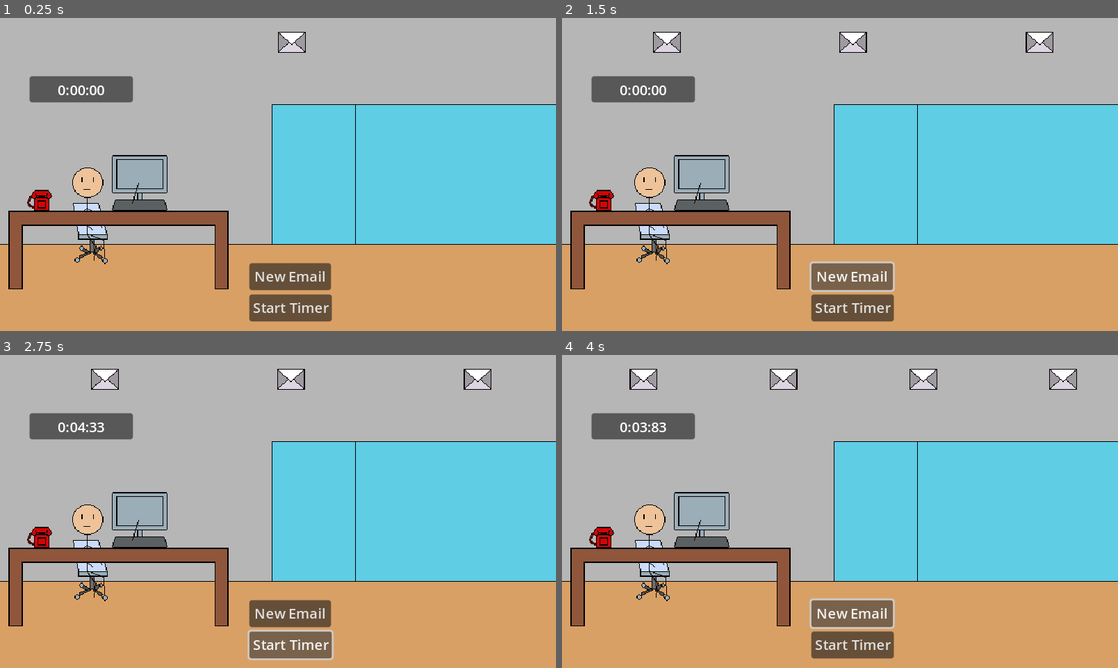
Above: before the commit, frames 1-4 (two rows, left to right).
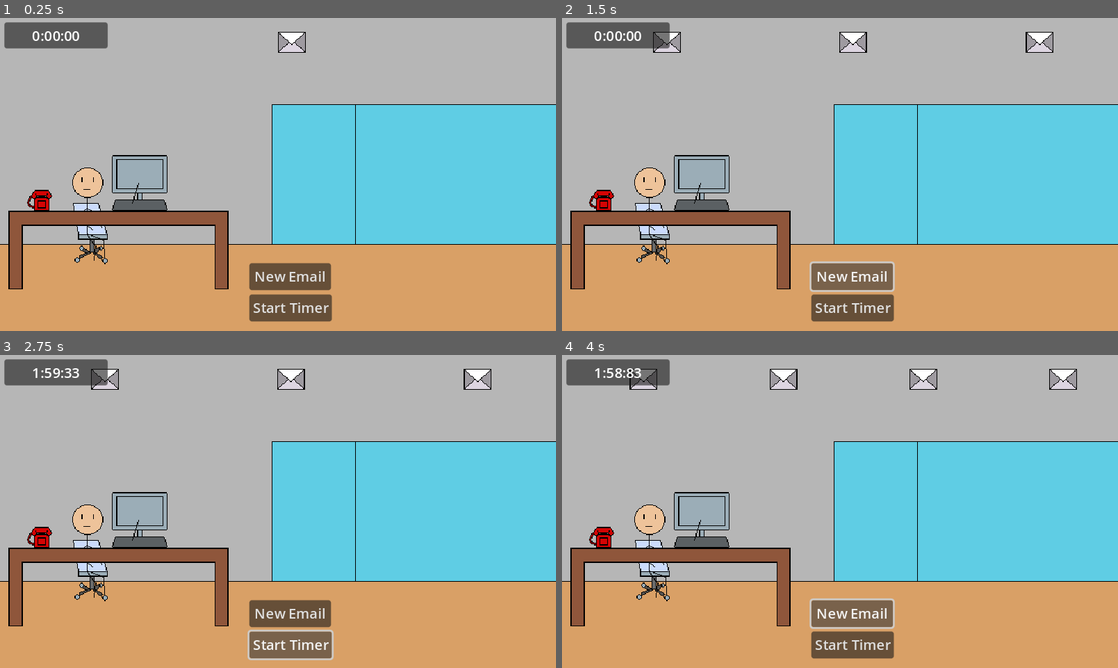
Above: after the commit, the same moments.

Repository: kelleralex04/Brackey-s-Game-Jam
Game: Godot game, scene res://Scenes/main.tscn
Same seed, same stepped clock (60 frames per second), same inputs: the game is played once before the commit and once after it.
Inputs:
- Up to frame 1 (0.25 s): no input
- Up to frame 2 (1.5 s): click "New Email" at 0.5 s; click "New Email" at 1.25 s
- Up to frame 3 (2.75 s): click "Start Timer" at 2 s
- Up to frame 4 (4 s): click "Start Timer" at 2.75 s; click "New Email" at 3.5 s

The runs differ from the first frame. In frame 1, 3.1% of the frame differs, in the area x 0-24%, y 1-28%; in frame 2, 3.1%; in frame 3, 3.1%; in frame 4, 3.1%.

Commit message:
fix email prompt

Diff:
--- a/Scenes/main.gd
+++ b/Scenes/main.gd
@@ -31,7 +31,7 @@
 	5: "Fascinating request - I'll be sure to add it to my ever-growing list of miracles to perform.",
 	6: "I admire your confidence in sending this.",
 	7: "Let me take a deep breath before I begin.",
-	8: "It's always refreshing to see such… unique interpretations of reality.",
+	8: "It's always refreshing to see such... unique interpretations of reality.",
 	9: "I'll be sure to prioritize this right after all the other things that actually make sense.",
 	10: "It's truly impressive how confidently incorrect this is.",
 	11: "Oh great, another email that could have been a Google search.",
@@ -159,7 +159,7 @@
 	taskbar.add_child(new_email_task)
 
 func _on_start_timer_pressed() -> void:
-	timer.start()
+	timer.start(timer.wait_time)
 
 func _on_timer_timeout() -> void:
 	game_over()
--- a/Scenes/main.tscn
+++ b/Scenes/main.tscn
@@ -81,10 +81,10 @@
 text = "Start Timer"
 
 [node name="TimerPanel" type="Panel" parent="."]
-offset_left = 34.0
-offset_top = 67.0
-offset_right = 153.0
-offset_bottom = 97.0
+offset_left = 5.0
+offset_top = 5.0
+offset_right = 124.0
+offset_bottom = 35.0
 
 [node name="TimeLeft" type="Label" parent="TimerPanel"]
 layout_mode = 1
@@ -102,7 +102,7 @@
 text = "00:00"
 
 [node name="Timer" type="Timer" parent="."]
-wait_time = 5.0
+wait_time = 120.0
 one_shot = true
 
 [node name="Phone" parent="." instance=ExtResource("5_skwty")]
@@ -154,6 +154,7 @@
 texture = ExtResource("8_3seal")
 
 [node name="EmailInput" parent="Screen" instance=ExtResource("3_im7m8")]
+layout_mode = 0
 offset_left = 133.0
 offset_top = 20.0
 offset_right = 413.0
